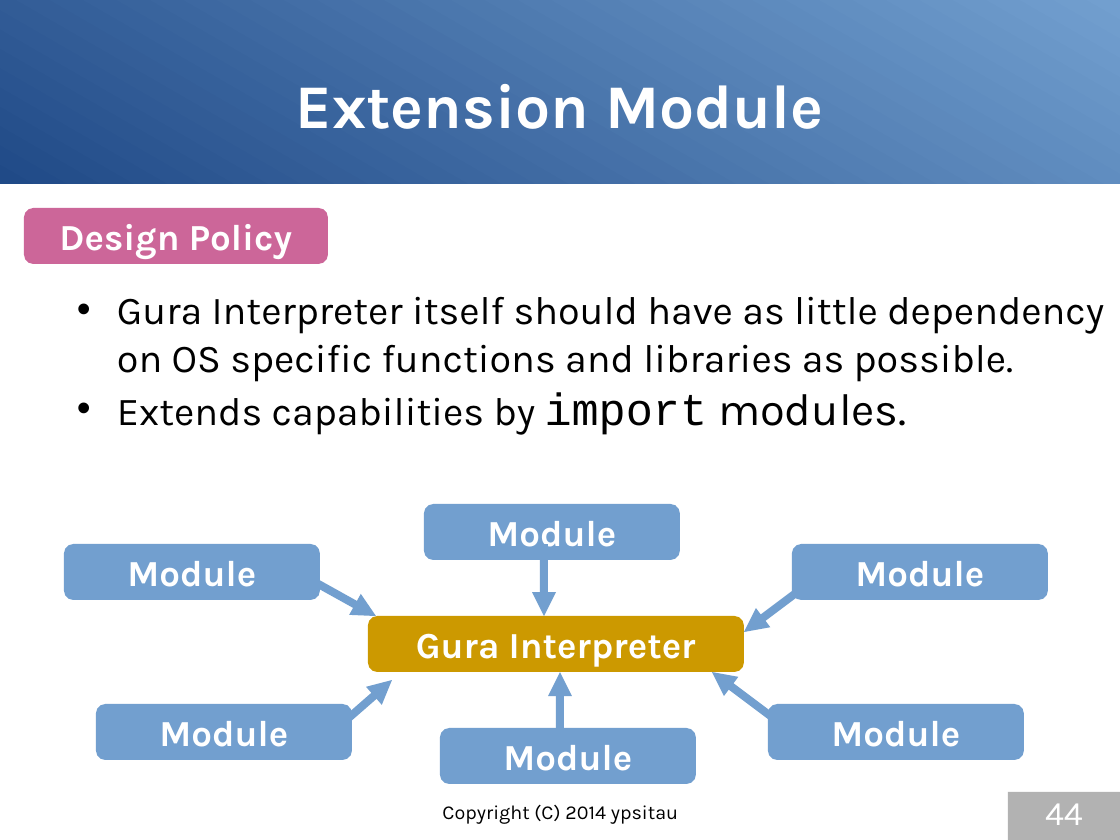
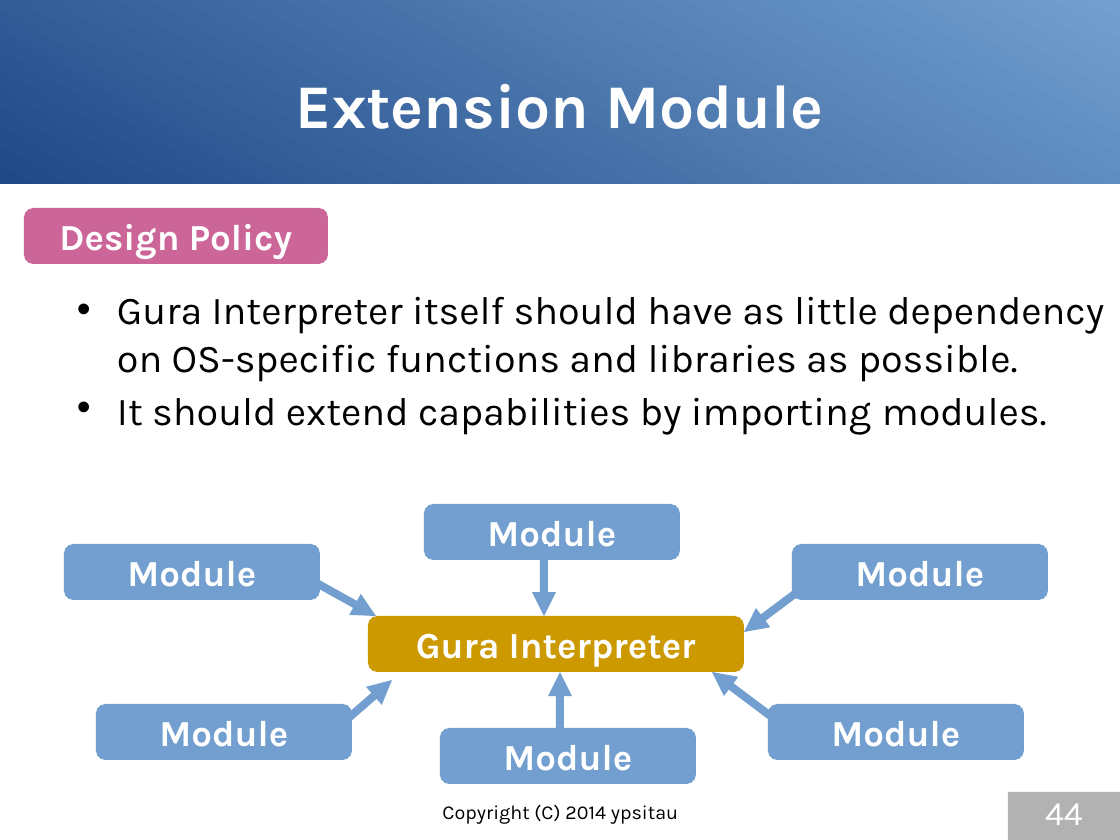
Before and after one commit to gura-lang/gura-doc, a slide deck: slide 44 of presentation/gura-introduction-e.odp. Drawn at 1120x840 pixels with LibreOffice and Linux fonts; fonts in the diff are those of the drawing. Boxes give left, top, right and bottom in pixels: in the first picture for what was removed or moved away, otherwise in the second. Text is boxed around its words. In the diff, an @@ line names an element or a change of style, - is before the commit and + after.

Commit message:
updated presentation

```diff
--- a/presentation/gura-introduction-e.odp
+++ b/presentation/gura-introduction-e.odp
@@ text at <box>117,296,1104,435</box>: text changed @@
-• Gura Interpreter itself should have as little dependency
-  on OS specific functions and libraries as possible.
-• Extends capabilities by import modules.
+• Gura Interpreter itself should have as little dependency
+  on OS-specific functions and libraries as possible.
+• It should extend capabilities by importing modules.
```
Also in this commit, not shown: 12 other slides changed, 1 other file.
